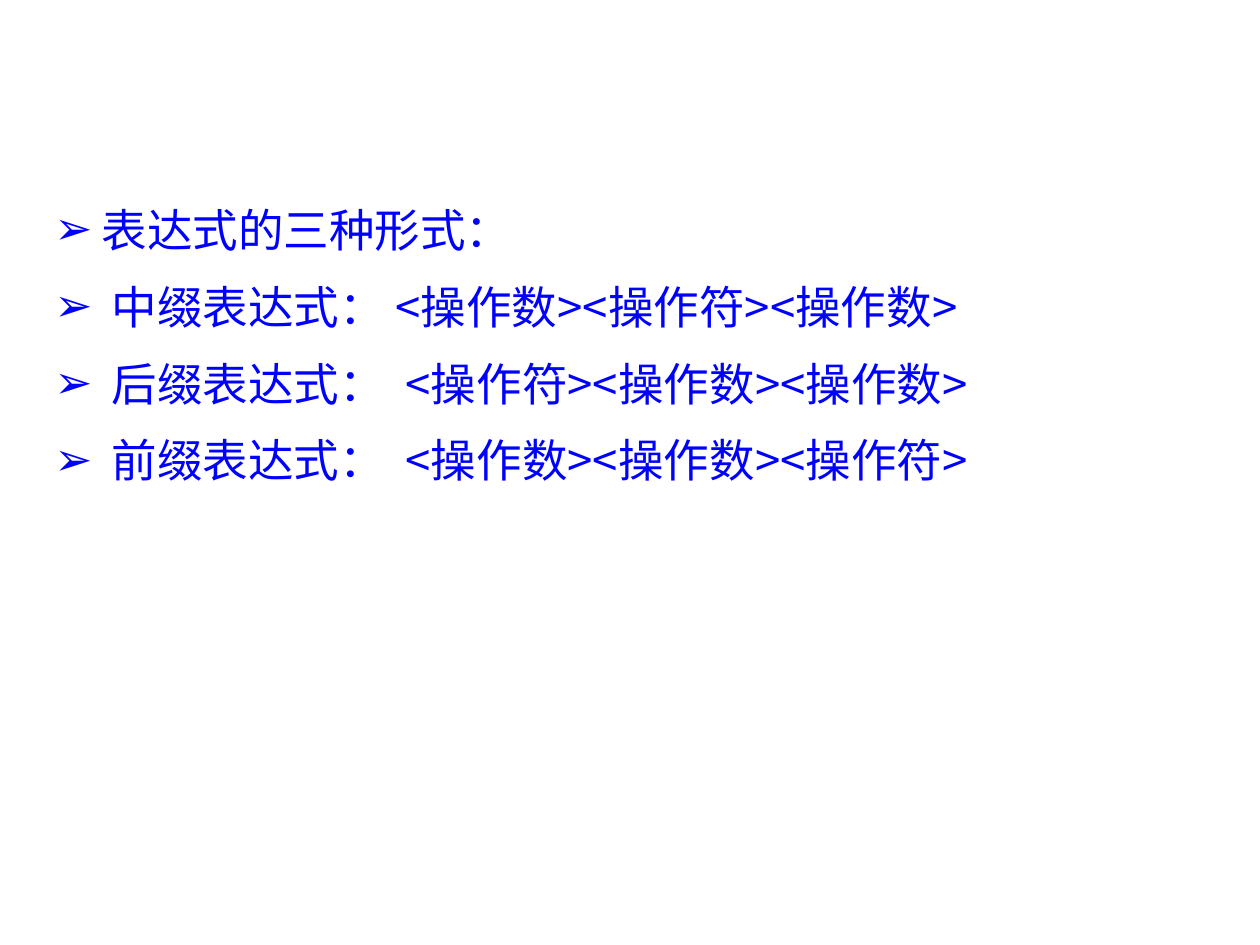
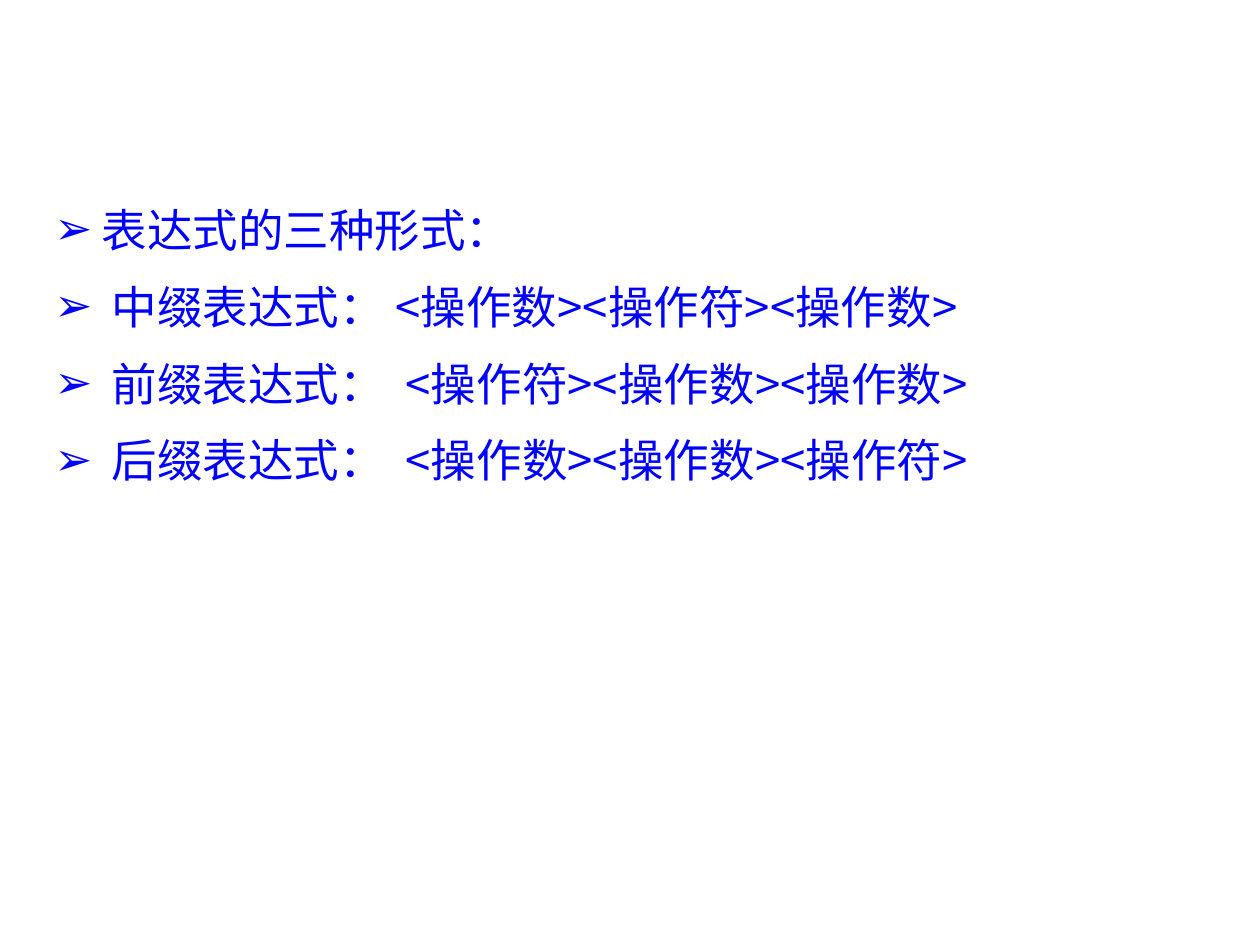
Before and after one commit to basilwang/datastructure, a slide deck: slide 35 of chapter3.ppt. Drawn at 1260x945 pixels with LibreOffice and Linux fonts; fonts in the diff are those of the drawing; background and template pictures are left out. Boxes give left, top, right and bottom in pixels: in the first picture for what was removed or moved away, otherwise in the second. Text is boxed around its words. In the diff, an @@ line names an element or a change of style, - is before the commit and + after.

```diff
--- a/chapter3.ppt
+++ b/chapter3.ppt
@@ text at [112,362,968,481]: text changed @@
-➢ 后缀表达式： <操作符><操作数><操作数>
-➢ 前缀表达式： <操作数><操作数><操作符>
+➢ 前缀表达式： <操作符><操作数><操作数>
+➢ 后缀表达式： <操作数><操作数><操作符>
```
Also in this commit, not shown: 3 other slides changed, 15 other files.
